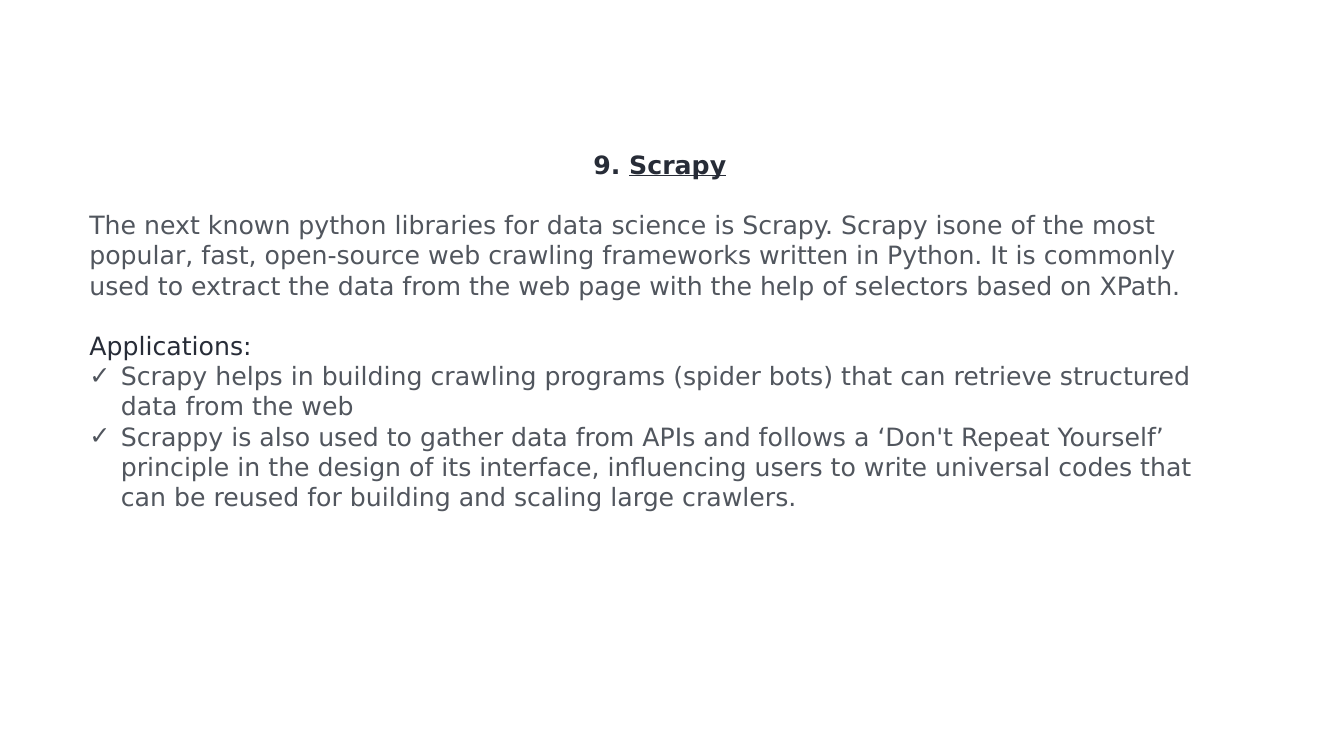
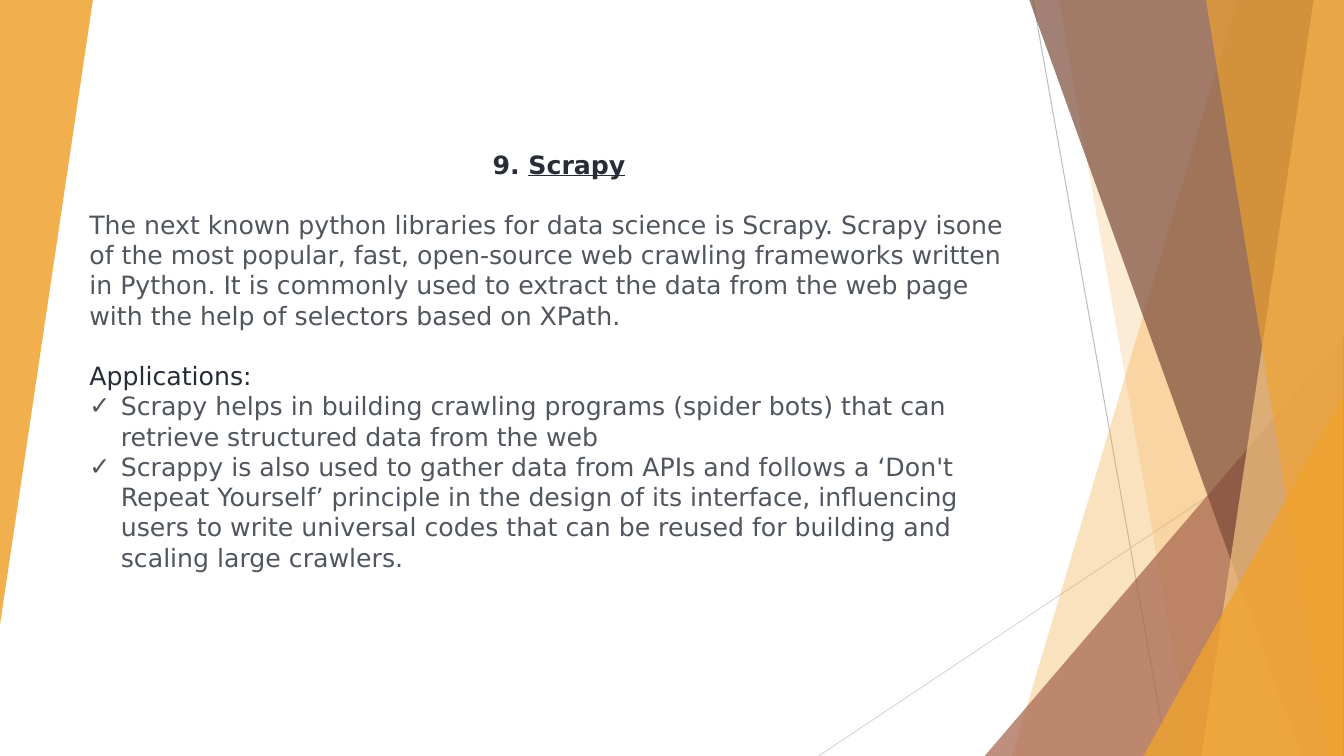
Before and after one commit to pallavimulik/Pallavi_DPDS202108, a slide deck: slide 10 of PythonTutorial/Presentation/PPtonlibraries.pptx. Drawn at 1344x756 pixels with LibreOffice and Linux fonts; fonts in the diff are those of the drawing. Boxes give left, top, right and bottom in pixels: in the first picture for what was removed or moved away, otherwise in the second. Text is boxed around its words. In the diff, an @@ line names an element or a change of style, - is before the commit and + after.

```diff
--- a/PythonTutorial/Presentation/PPtonlibraries.pptx
+++ b/PythonTutorial/Presentation/PPtonlibraries.pptx
@@ group added at <box>0,0,1344,756</box>: 5 freeform shapes, 3 triangles, 2 lines @@
@@ text "9. Scrapy" rewrapped from <box>89,155,1191,511</box> to <box>89,155,1003,573</box> @@
```
Also in this commit, not shown: 10 other slides changed, 2 other files.
